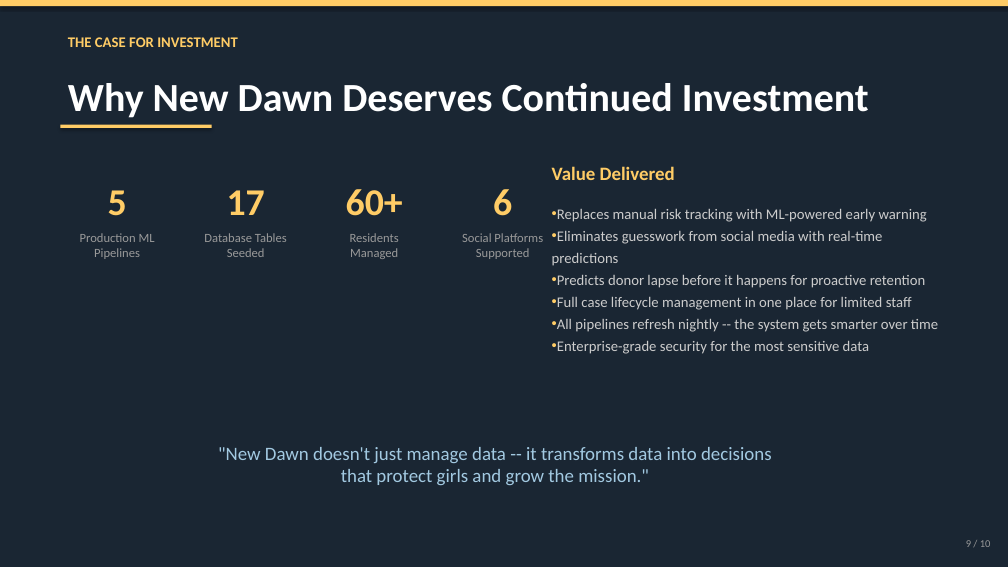
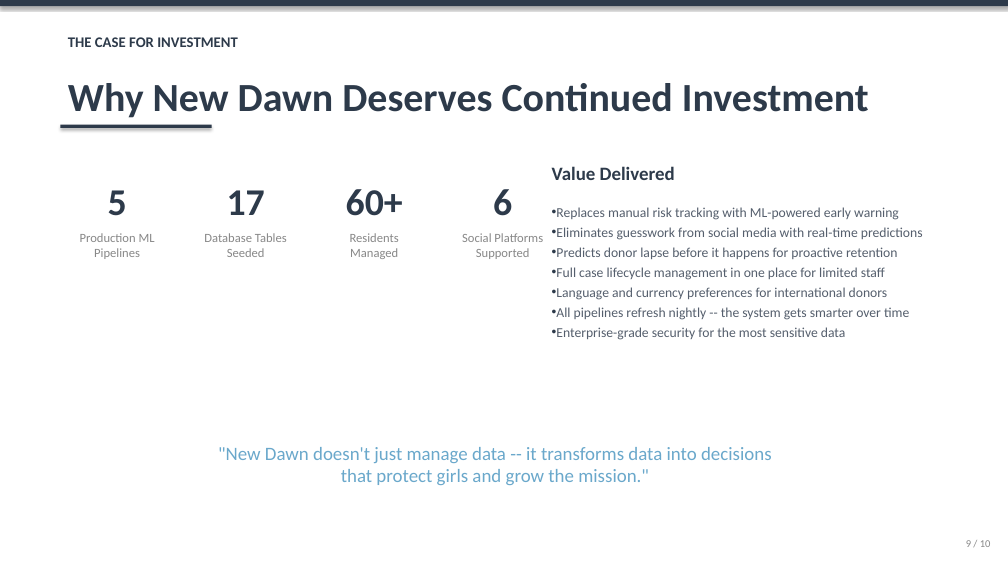
Before and after one commit to linklyns/New-Dawn, a slide deck: slide 9 of presentation/New_Dawn_Presentation.pptx. Drawn at 1008x567 pixels with LibreOffice and Linux fonts; fonts in the diff are those of the drawing. Boxes give left, top, right and bottom in pixels: in the first picture for what was removed or moved away, otherwise in the second. Text is boxed around its words. In the diff, an @@ line names an element or a change of style, - is before the commit and + after.

```diff
--- a/presentation/New_Dawn_Presentation.pptx
+++ b/presentation/New_Dawn_Presentation.pptx
@@ background #1A2633 to #FFFFFF @@
@@ rectangle at (0, 0, 1008, 6): fill #FFCC66 to #2D3A4A @@
@@ text "Why New Dawn Deserves Continued ..." at (68, 83, 869, 118): text colour #FFFFFF to #2D3A4A @@
@@ rectangle at (60, 125, 212, 128): fill #FFCC66 to #2D3A4A @@
@@ text colour #FFCC66 to #2D3A4A in 6 elements at (68, 37, 238, 47), (108, 190, 127, 216), (227, 190, 265, 215), (346, 189, 403, 216), (493, 189, 512, 216), (552, 166, 675, 180) @@
@@ text at (556, 207, 923, 340): size 14 to 13 pt, text colour #CCCCCC to #555F6D in "Replaces manual risk tracking with ML-powered early ...", "Eliminates guesswork from social media with real-time ...", "Predicts donor lapse before it happens for ...", "Full case lifecycle management in one place ..." and 2 more places; line spacing 21pt to 19pt; bullet colour #FFCC66 to #2D3A4A @@
@@ text at (556, 287, 887, 300): paragraph added @@
+• Language and currency preferences for international donors
@@ text ""New Dawn doesn't just manage ..." at (218, 447, 772, 485): text colour #A2C9E1 to #6AA8CB @@
@@ text colour #999999 to #888888 in 5 elements at (80, 233, 155, 259), (204, 233, 287, 257), (350, 233, 399, 259), (462, 233, 543, 259), (966, 540, 991, 547) @@
```
Also in this commit, not shown: 8 other slides changed, 1 slide added, 1 slide removed, 1 other file.
